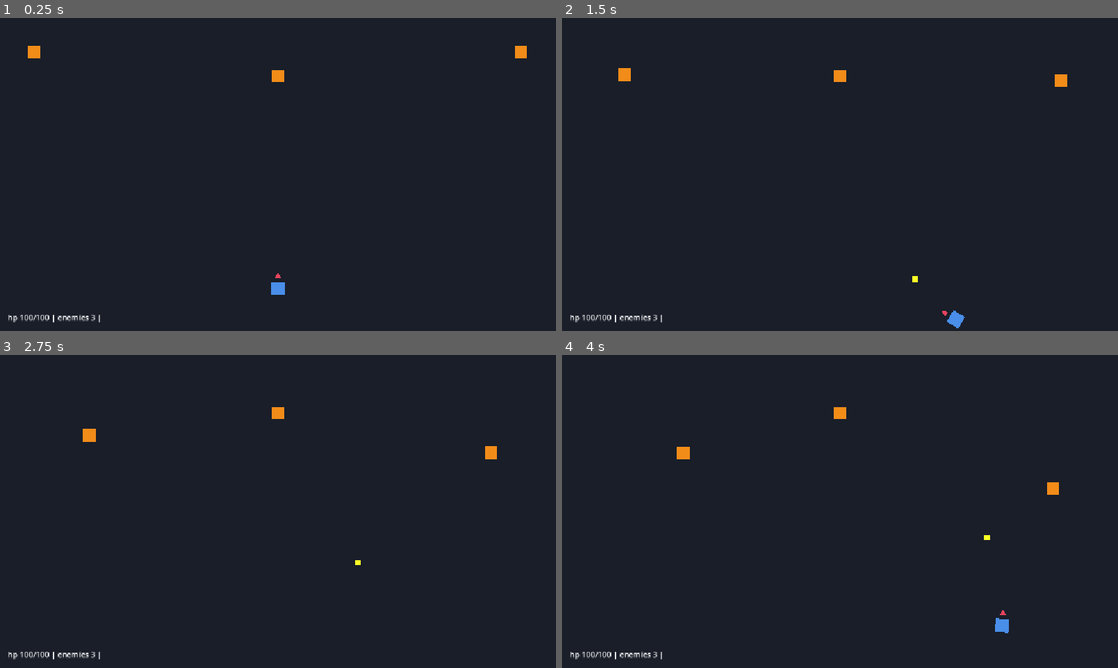
Above: before the commit, frames 1-4 (two rows, left to right).
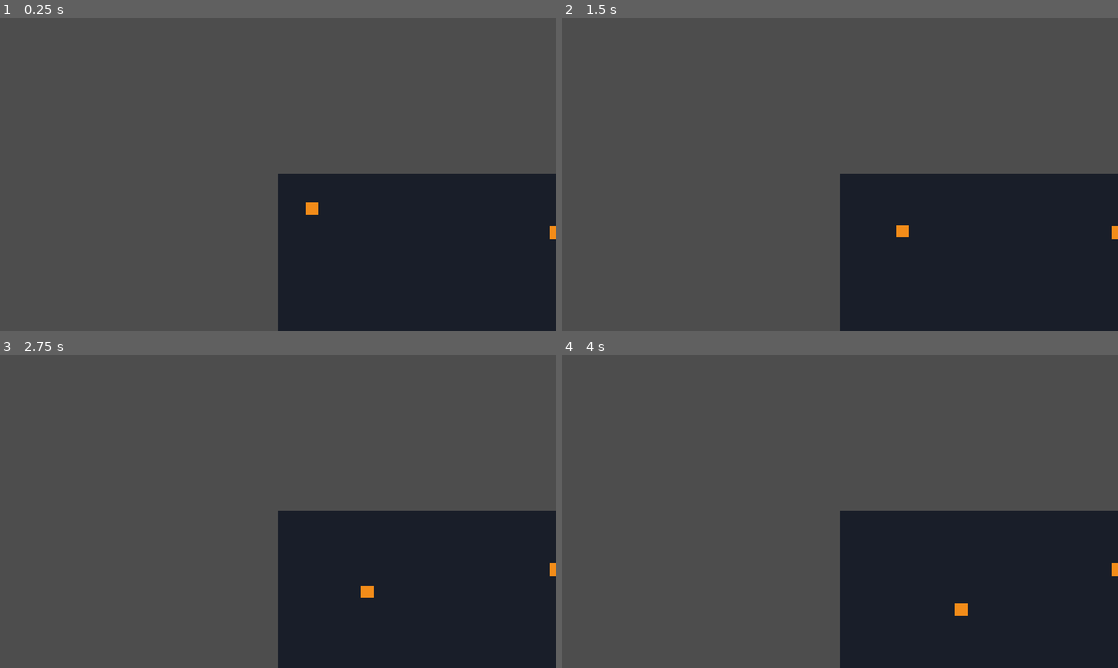
Above: after the commit, the same moments.

Repository: BestestGameStudio/gangU
Game: Godot game, scene res://scenes/main.tscn
Same seed, same stepped clock (60 frames per second), same inputs: the game is played once before the commit and once after it.
Inputs (mouse positions are in pixels of both pictures, inside the frame that each line leads up to):
- Up to frame 1 (0.25 s): no input
- Up to frame 2 (1.5 s): move the mouse to (962, 158) at 0.52 s; hold D (move_right) 0.53-1.28 s; hold Space (cast) 0.53-1.28 s; move the mouse to (728, 190) at 1.27 s; hold S (move_down) from 1.28 s (still down); tap Space (cast) at 1.35 s
- Up to frame 3 (2.75 s): move the mouse to (333, 442) at 2.02 s; release S (move_down) at 2.03 s; hold D (move_right) from 2.03 s (still down); hold Space (cast) from 2.03 s (still down)
- Up to frame 4 (4 s): move the mouse to (812, 574) at 2.77 s; release D (move_right) at 2.78 s; release Space (cast) at 2.78 s; hold W (move_up) 2.78-3.53 s; tap Space (cast) at 2.85 s; move the mouse to (1006, 558) at 3.52 s; hold A (move_left) from 3.53 s (still down); hold Space (cast) from 3.53 s (still down)

The runs differ from the first frame. In frame 1, 75% of the frame differs, in the area x 0-100%, y 0-100%; in frame 2, 75%; in frame 3, 75%; in frame 4, 75%.

Commit message:
Add player and camera nodes to main scene

Diff:
--- a/scenes/main.tscn
+++ b/scenes/main.tscn
@@ -1,6 +1,14 @@
-[gd_scene load_steps=2 format=3 uid="uid://bhuplpodf8dc3"]
+[gd_scene load_steps=4 format=3 uid="uid://bgangu1main"]
 
 [ext_resource type="Script" path="res://scripts/main.gd" id="1_main"]
+[ext_resource type="PackedScene" uid="uid://bgangu2player" path="res://scenes/player.tscn" id="2_player"]
+[ext_resource type="Script" path="res://scripts/camera_follow.gd" id="3_camera"]
 
 [node name="Main" type="Node2D"]
 script = ExtResource("1_main")
+
+[node name="Player" parent="." instance=ExtResource("2_player")]
+position = Vector2(576, 324)
+
+[node name="FollowCamera" type="Camera2D" parent="."]
+script = ExtResource("3_camera")
